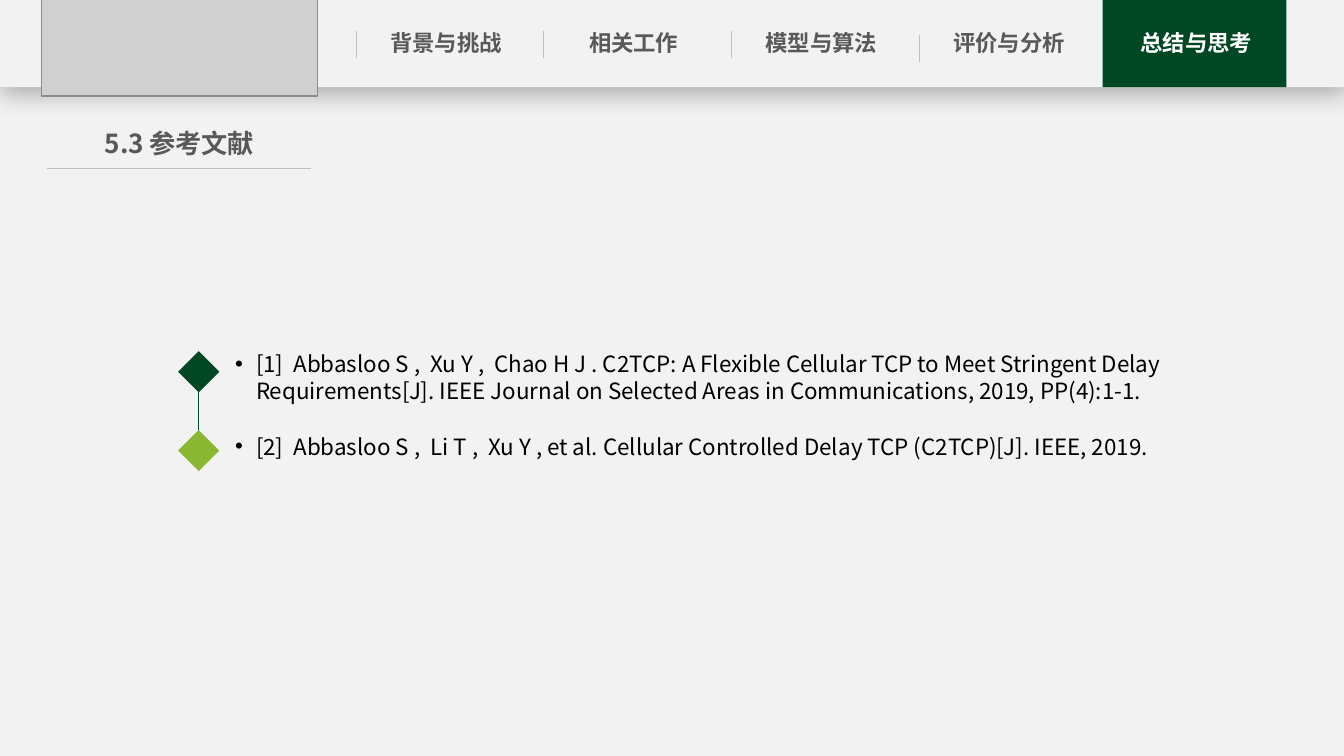
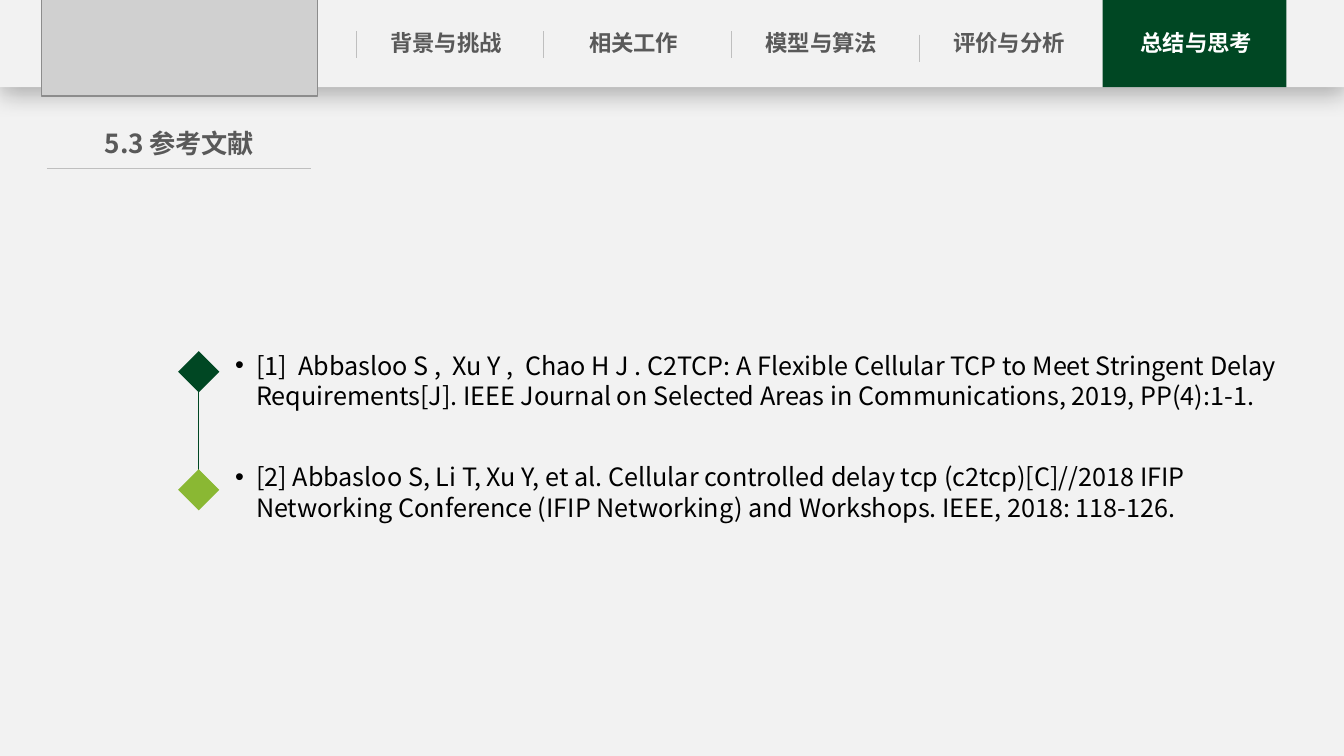
Before and after one commit to Enderfga/Enderfga, a slide deck: slide 24 of Report/C2TCP A Flexible Cellular TCP to Meet Stringent Delay Requirements.pptx (slide 26 before the commit). Drawn at 1344x756 pixels with LibreOffice and Linux fonts; fonts in the diff are those of the drawing; grey boxes stand for pictures. Boxes give left, top, right and bottom in pixels: in the first picture for what was removed or moved away, otherwise in the second. Text is boxed around its words. In the diff, an @@ line names an element or a change of style, - is before the commit and + after.

```diff
--- a/Report/C2TCP A Flexible Cellular TCP to Meet Stringent Delay Requirements.pptx
+++ b/Report/C2TCP A Flexible Cellular TCP to Meet Stringent Delay Requirements.pptx
@@ line moved from (199, 352) - (199, 470) to (199, 352) - (199, 509) @@
@@ text "[1] Abbasloo S , Xu ..." at <box>256,355,1276,411</box>: size 16 to 18 pt @@
@@ diamond: place and size @@
-diamond at <box>179,432,219,471</box>
+diamond at <box>179,470,219,509</box>
@@ text at <box>256,465,1185,523</box>: text changed; size 16 to 18 pt @@
-• [2] Abbasloo S , Li T , Xu Y , et al. Cellular Controlled Delay TCP (C2TCP)[J]. IEEE, 2019.
+• [2] Abbasloo S, Li T, Xu Y, et al. Cellular controlled delay tcp (c2tcp)[C]//2018 IFIP Networking Conference (IFIP Networking) and Workshops. IEEE, 2018: 118-126.
```
Also in this commit, not shown: 16 other slides changed, 2 slides removed, 9 other files.
